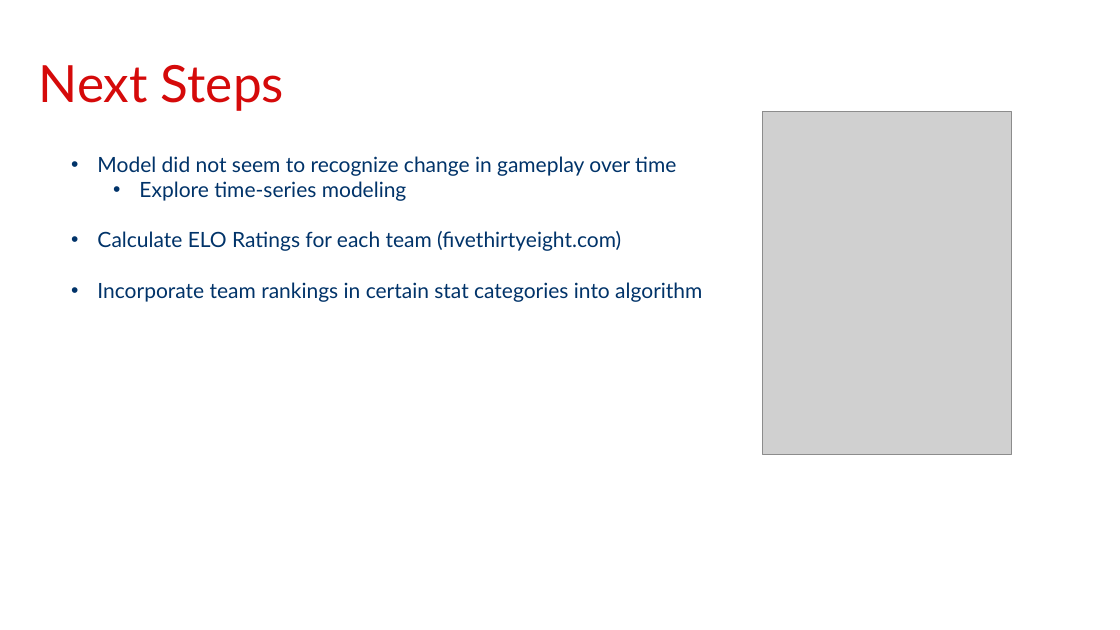
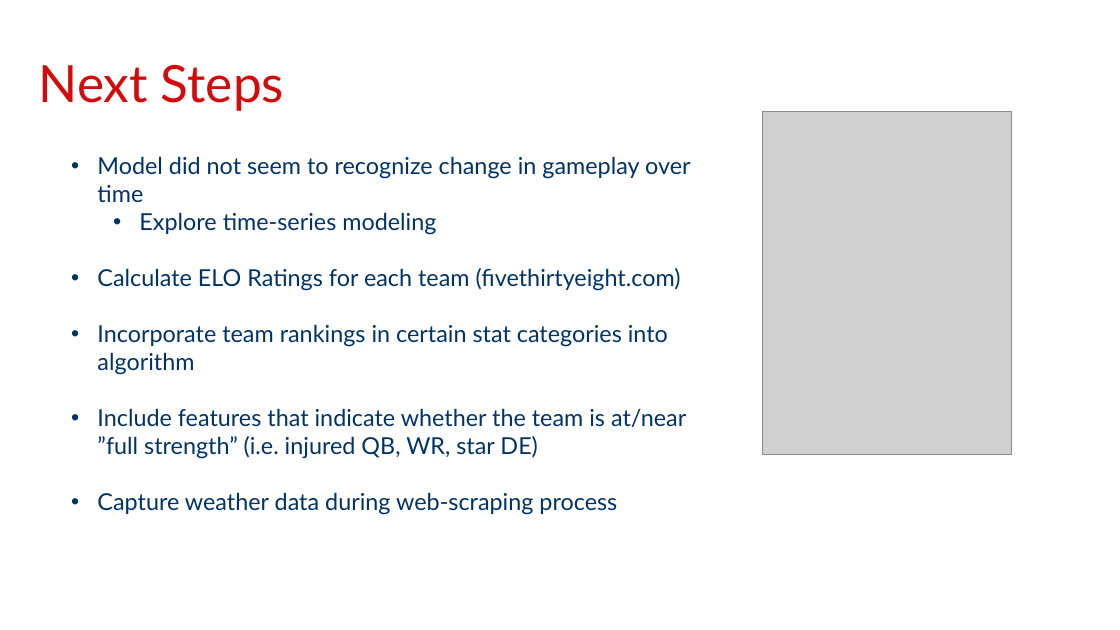
Before and after one commit to edubu2/metis-project2, a slide deck: slide 7 of NFL_Linear_Regression.pptx.pptx. Drawn at 1120x630 pixels with LibreOffice and Linux fonts; fonts in the diff are those of the drawing; grey boxes stand for pictures. Boxes give left, top, right and bottom in pixels: in the first picture for what was removed or moved away, otherwise in the second. Text is boxed around its words. In the diff, an @@ line names an element or a change of style, - is before the commit and + after.

```diff
--- a/NFL_Linear_Regression.pptx.pptx
+++ b/NFL_Linear_Regression.pptx.pptx
@@ text at <box>97,156,691,375</box>: size 18 to 20 pt in "Model did not seem to recognize change ...", "Explore time-series modeling", "Calculate ELO Ratings for each team (fivethirtyeight.com)", "Incorporate team rankings in certain stat categories ..." @@
@@ text at <box>97,408,686,515</box>: paragraphs added @@
+• Include features that indicate whether the team is at/near ”full strength” (i.e. injured QB, WR, star DE)
+• Capture weather data during web-scraping process
```
Also in this commit, not shown: 2 other slides changed, 1 slide added, 4 other files.
